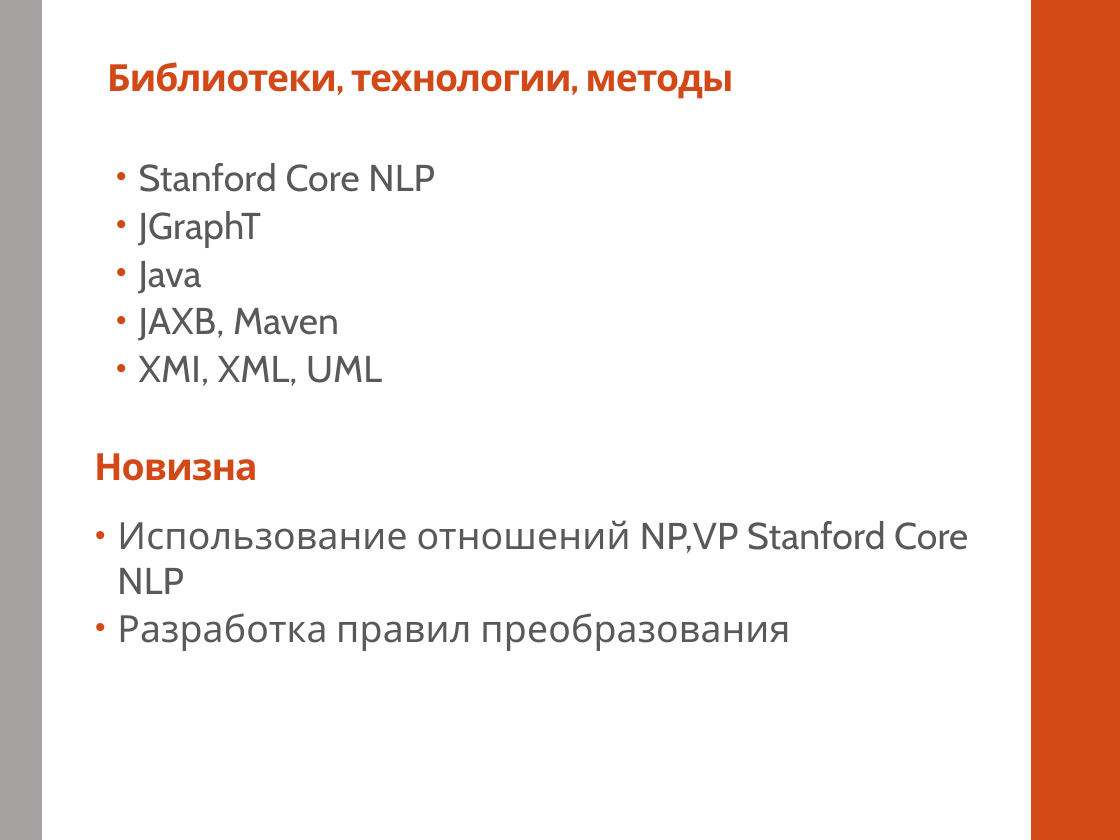
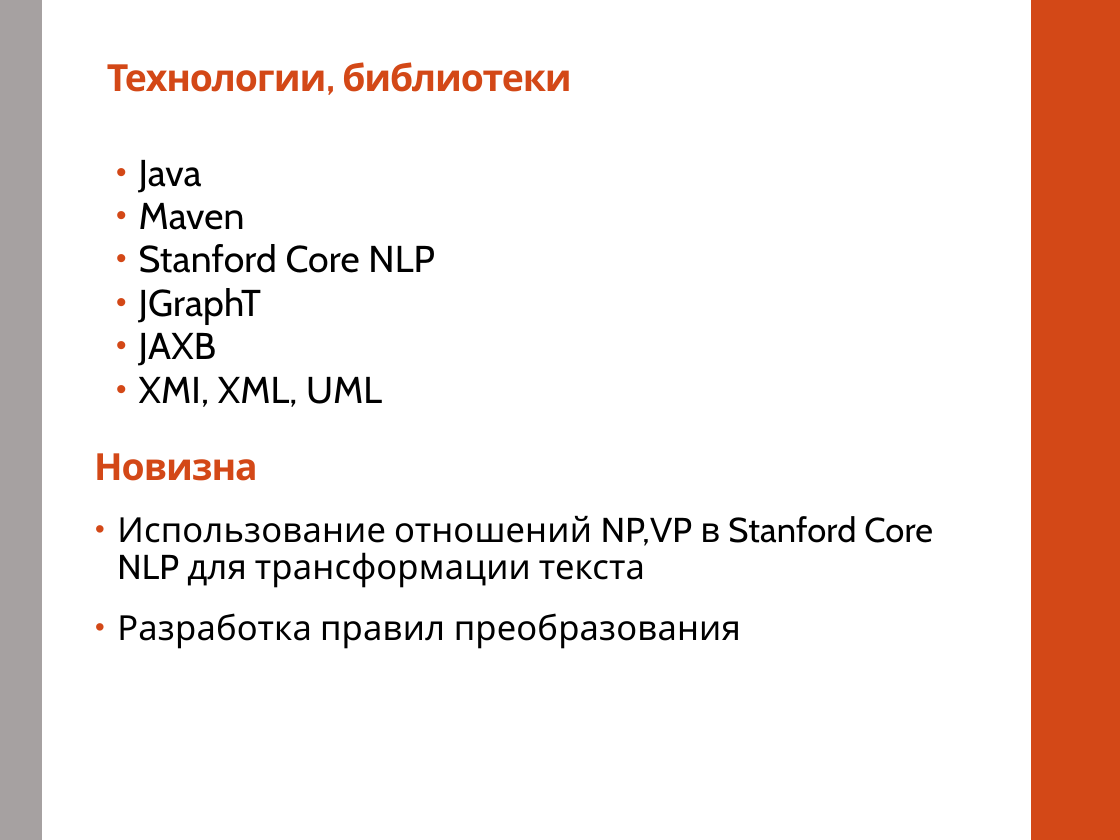
Before and after one commit to alexnodejs/onto-diploma, a slide deck: slide 3 of presentation/Moiseyenko_presentation_cut.pptx. Drawn at 1120x840 pixels with LibreOffice and Linux fonts; fonts in the diff are those of the drawing. Boxes give left, top, right and bottom in pixels: in the first picture for what was removed or moved away, otherwise in the second. Text is boxed around its words. In the diff, an @@ line names an element or a change of style, - is before the commit and + after.

```diff
--- a/presentation/Moiseyenko_presentation_cut.pptx
+++ b/presentation/Moiseyenko_presentation_cut.pptx
@@ title at <box>107,62,572,95</box>: text changed @@
-Библиотеки, технологии, методы
+Технологии, библиотеки
@@ text at <box>139,160,245,230</box>: paragraphs added @@
+• Java
+• Maven
@@ text at <box>139,244,435,407</box>: text colour #595959 to #000000 in "Stanford Core NLP", "JGraphT", "XMI, XML, UML"; line spacing 1 to 0.9 @@
@@ text at <box>139,333,217,366</box>: text changed; text colour #595959 to #000000 @@
-• Java
-• JAXB, Maven
+• JAXB
@@ text at <box>117,515,933,588</box>: text changed; size 24 to 22.2 pt; text colour #595959 to #000000 @@
-• Использование отношений NP,VP Stanford Core NLP
+• Использование отношений NP,VP в Stanford Core NLP для трансформации текста
@@ text at <box>117,613,741,649</box>: size 24 to 22.2 pt, text colour #595959 to #000000 in "Разработка правил преобразования"; line spacing 1 to 0.9; more space between paragraphs @@
```
Also in this commit, not shown: 2 other slides changed.
